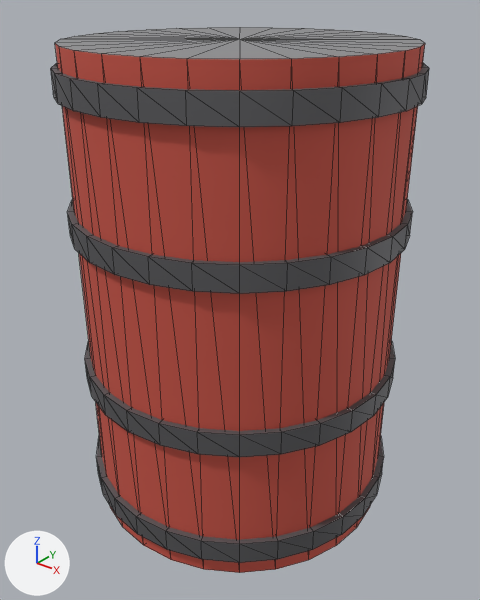
An edit to the OBJ model assets/models/barrel.obj, drawn before and after from the same camera.
One viewpoint serves both versions: a camera (50 mm lens) standing at (0.993, -1.241, 1.325) and looking at (0.011, -0.014, 0.564). The axes (+X, +Y, +Z) are drawn at lower left. The lights are the same throughout. The older version comes first. Mesh edges are drawn as thin lines. Where no turn or scale is listed for an object, it has been applied to the vertices.

In view in the first picture: 'BarrelPaint_0', 'BarrelRing_2', 'BarrelTop_1'.
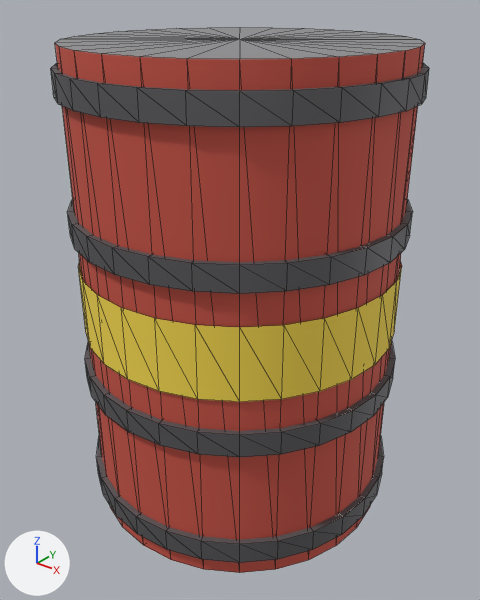
Boxes (x1, y1, x2, y2) around the edits, measured in the pictures (480 x 600 px):
'BarrelStripe_3', added (yellow): after (78, 261, 402, 402)

What changed in the scene script:
```text
Add mat_barrelstripe:
    mat_barrelstripe = principled_material('BarrelStripe')
    mat_barrelstripe.base_color = (0.95, 0.72, 0.08)  # yellow #f9dd50
    mat_barrelstripe.metallic = 0.1
    mat_barrelstripe.roughness = 0.8
Add me_barrelstripe_3:
    me_barrelstripe_3.from_pydata(...)  # 56 vertices, 56 faces; spans x -0.405..0.405, y -0.405..0.405, z 0.51..0.69
    me_barrelstripe_3.materials.append(mat_barrelstripe)  # yellow #f9dd50
Add ob_barrelstripe_3:
    ob_barrelstripe_3 = bpy.data.objects.new('BarrelStripe_3', me_barrelstripe_3)
    ob_barrelstripe_3.location = (0.0, 0.0, 0.0)
```
